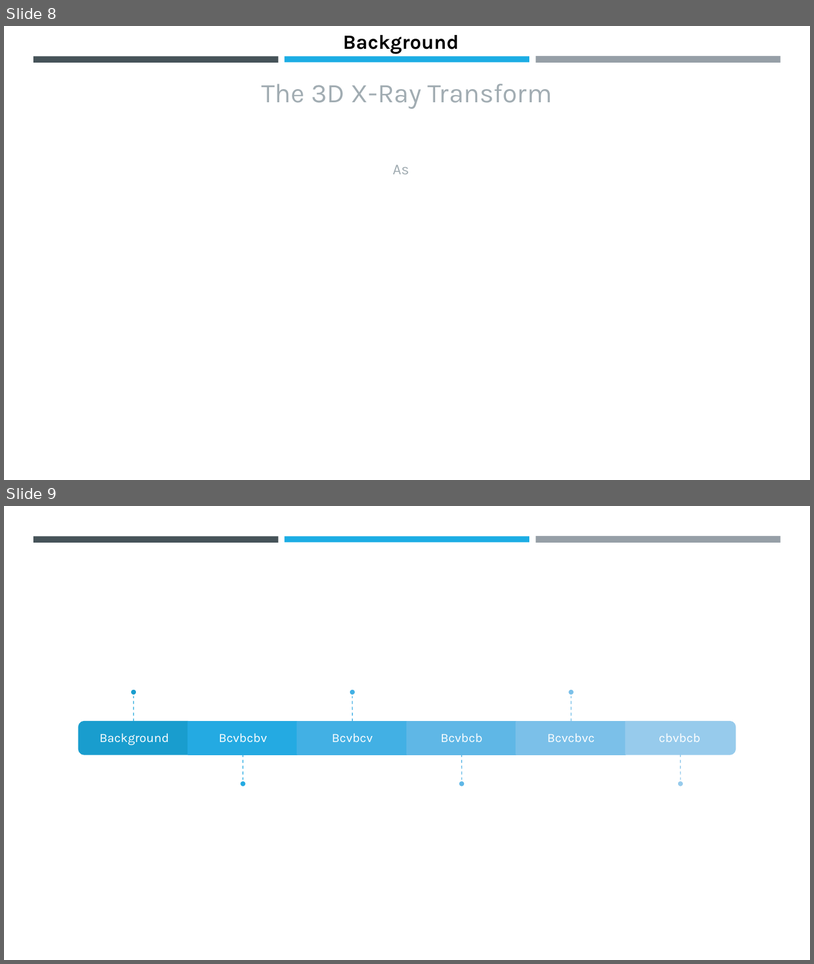
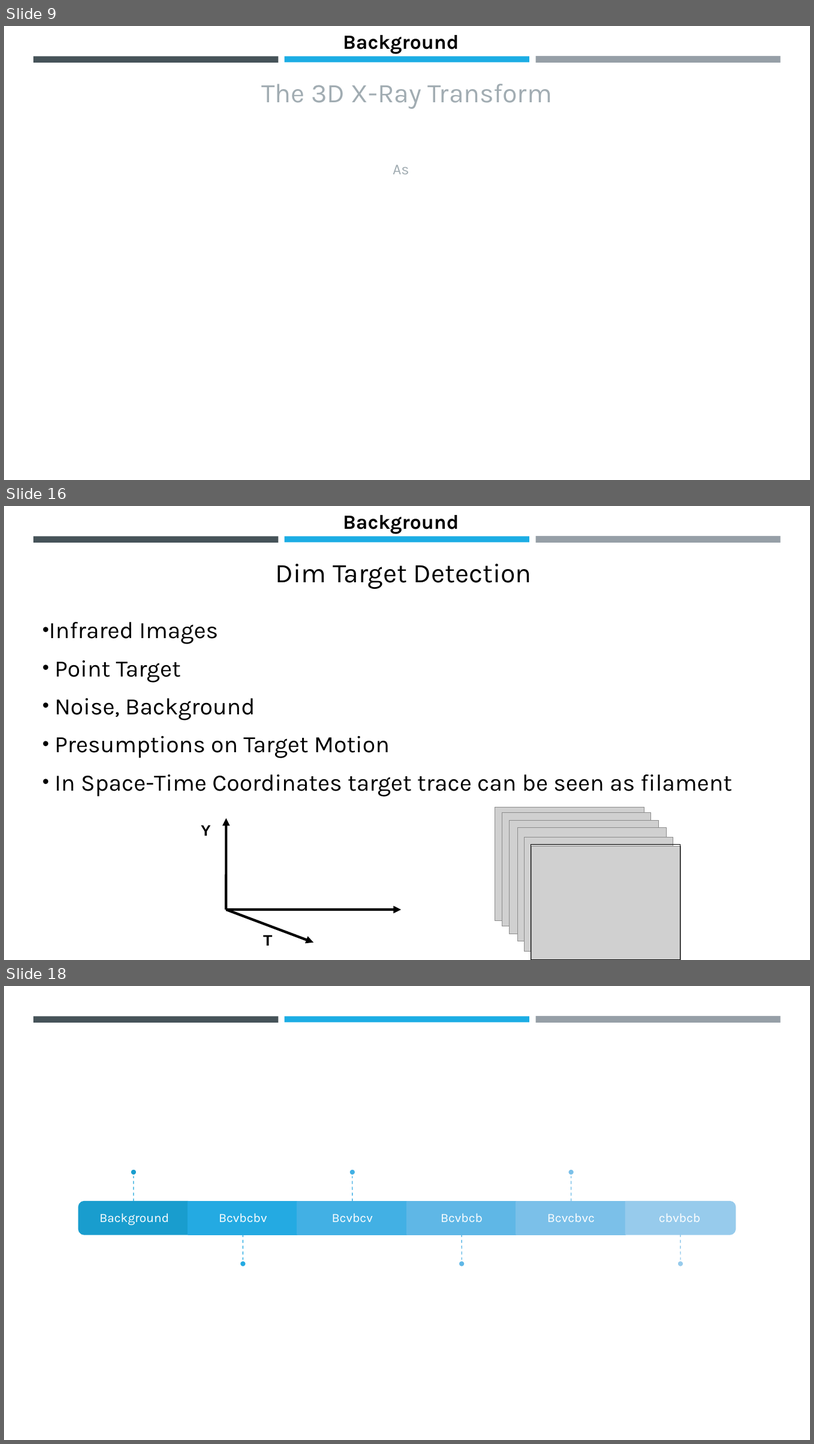
Before and after one commit to gvol11/MGA-MFD, a slide deck: Future Forward.pptx. Shown one above the other, each under a label of ours: slides 8 and 9 before the commit, slides 9, 16 and 18 after it; the slides between them are not shown. The pictures are 814x964 and 814x1444 pixels, drawn with LibreOffice and Linux fonts; fonts in the diff are those of the drawing; grey boxes stand for pictures. Boxes give left, top, right and bottom in pixels: in the first picture for what was removed or moved away, otherwise in the second. Text is boxed around its words. In the diff, an @@ line names an element or a change of style, - is before the commit and + after.

```diff
--- a/Future Forward.pptx
+++ b/Future Forward.pptx
@@ slide 16 added at (x1=4, y1=506, x2=810, y2=960), background #FFFFFF; not listed: 3 template elements that a slide beside it also shows @@
@@ text added at (x1=343, y1=515, x2=459, y2=534), 24 pt, text #000000, bold @@
+Background
@@ text added at (x1=276, y1=564, x2=532, y2=589), 32 pt, text #000000 @@
+Dim Target Detection
@@ text added at (x1=49, y1=622, x2=732, y2=796), 28 pt, text #000000 @@
+• Infrared Images
+• Point Target
+• Noise, Background
+• Presumptions on Target Motion
+• In Space-Time Coordinates target trace can be seen as filament
@@ group added at (x1=495, y1=807, x2=681, y2=960): 6 pictures, 1 rectangle @@
@@ group added at (x1=201, y1=818, x2=401, y2=945): 3 arrows, 2 texts @@
+Y
+T
@@ what was slide 8 is now slide 9 @@
@@ what was slide 9 is now slide 18 @@
```
Also in this commit, not shown: 2 slides changed, 20 other slides added.
